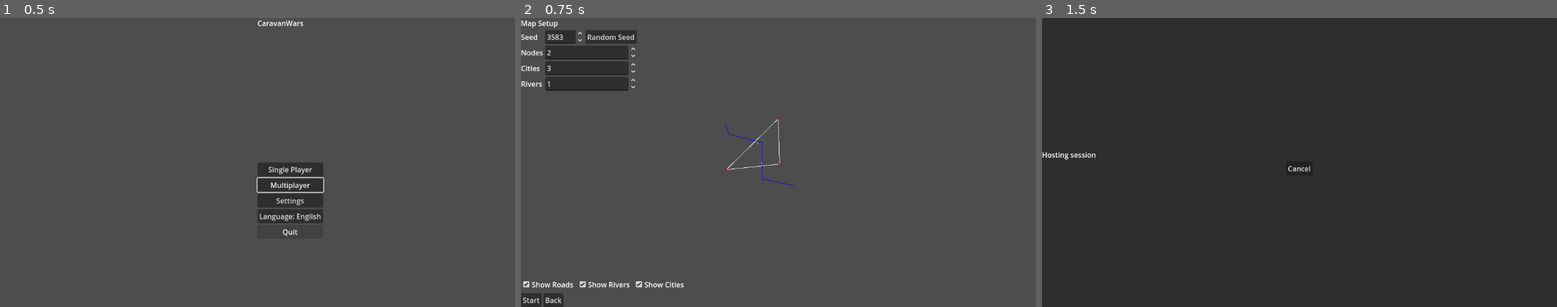
Above: before the commit, frames 1-3 (left to right).
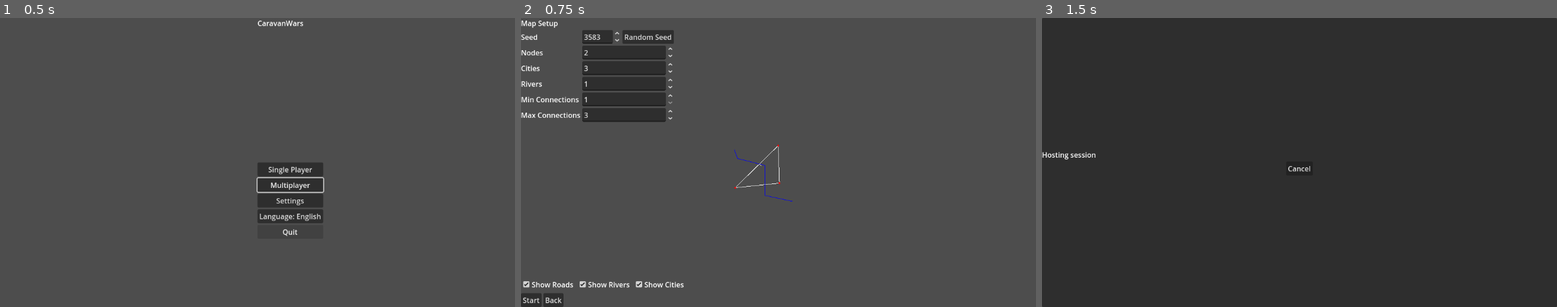
Above: after the commit, the same moments.

Repository: sepa79/CaravanWars
Game: Godot game, scene res://scenes/Main.tscn
The game is run twice, just before and just after one commit, with the same random seed, the same clock (stepped at 60 frames per second) and the same inputs.
Inputs:
- Up to frame 1 (0.5 s): no input
- Up to frame 2 (0.75 s): click "Single Player" at 0.5 s
- Up to frame 3 (1.5 s): click "Start" at 1.25 s

Frame 1 is identical in both runs. In frame 2, 4.9% of the frame differs, in the area x 0-54%, y 4-64%; in frame 3, nothing differs.

Commit message:
Add configurable road connection range

Diff:
--- a/game/i18n/en.cfg
+++ b/game/i18n/en.cfg
@@ -39,6 +39,8 @@
 setup.nodes="Nodes"
 setup.cities="Cities"
 setup.rivers="Rivers"
+setup.min_connections="Min Connections"
+setup.max_connections="Max Connections"
 setup.show_roads="Show Roads"
 setup.show_rivers="Show Rivers"
 setup.show_cities="Show Cities"
--- a/game/i18n/pl.cfg
+++ b/game/i18n/pl.cfg
@@ -39,6 +39,8 @@
 setup.nodes="Węzły"
 setup.cities="Miasta"
 setup.rivers="Rzeki"
+setup.min_connections="Min. połączeń"
+setup.max_connections="Maks. połączeń"
 setup.show_roads="Pokaż drogi"
 setup.show_rivers="Pokaż rzeki"
 setup.show_cities="Pokaż miasta"
--- a/game/map/MapGenerator.gd
+++ b/game/map/MapGenerator.gd
@@ -7,12 +7,23 @@
     var node_count: int
     var city_count: int
     var max_river_count: int
+    var min_connections: int
+    var max_connections: int
 
-    func _init(p_rng_seed: int = 0, p_node_count: int = 2, p_city_count: int = 3, p_max_river_count: int = 1) -> void:
+    func _init(
+        p_rng_seed: int = 0,
+        p_node_count: int = 2,
+        p_city_count: int = 3,
+        p_max_river_count: int = 1,
+        p_min_connections: int = 1,
+        p_max_connections: int = 3
+    ) -> void:
         rng_seed = p_rng_seed if p_rng_seed != 0 else Time.get_ticks_msec()
         node_count = p_node_count
         city_count = p_city_count
         max_river_count = p_max_river_count
+        min_connections = p_min_connections
+        max_connections = p_max_connections
 
 var params: MapGenParams
 var rng: RandomNumberGenerator
--- a/game/ui/MapSetupScreen.gd
+++ b/game/ui/MapSetupScreen.gd
@@ -12,6 +12,10 @@
 @onready var cities_spin: SpinBox = $VBox/Params/Cities
 @onready var rivers_label: Label = $VBox/Params/RiversLabel
 @onready var rivers_spin: SpinBox = $VBox/Params/Rivers
+@onready var min_connections_label: Label = $VBox/Params/MinConnectionsLabel
+@onready var min_connections_spin: SpinBox = $VBox/Params/MinConnections
+@onready var max_connections_label: Label = $VBox/Params/MaxConnectionsLabel
+@onready var max_connections_spin: SpinBox = $VBox/Params/MaxConnections
 @onready var map_view: MapView = $VBox/MapView
 @onready var show_roads_check: CheckBox = $VBox/Layers/ShowRoads
 @onready var show_rivers_check: CheckBox = $VBox/Layers/ShowRivers
@@ -41,6 +45,8 @@
     nodes_spin.value_changed.connect(_on_params_changed)
     cities_spin.value_changed.connect(_on_params_changed)
     rivers_spin.value_changed.connect(_on_params_changed)
+    min_connections_spin.value_changed.connect(_on_params_changed)
+    max_connections_spin.value_changed.connect(_on_params_changed)
     show_roads_check.toggled.connect(_on_show_roads_toggled)
     show_rivers_check.toggled.connect(_on_show_rivers_toggled)
     show_cities_check.toggled.connect(_on_show_cities_toggled)
@@ -58,6 +64,8 @@
     nodes_label.text = I18N.t("setup.nodes")
     cities_label.text = I18N.t("setup.cities")
     rivers_label.text = I18N.t("setup.rivers")
+    min_connections_label.text = I18N.t("setup.min_connections")
+    max_connections_label.text = I18N.t("setup.max_connections")
     show_roads_check.text = I18N.t("setup.show_roads")
     show_rivers_check.text = I18N.t("setup.show_rivers")
     show_cities_check.text = I18N.t("setup.show_cities")
@@ -70,7 +78,9 @@
         int(seed_spin.value),
         int(nodes_spin.value),
         int(cities_spin.value),
-        int(rivers_spin.value)
+        int(rivers_spin.value),
+        int(min_connections_spin.value),
+        int(max_connections_spin.value)
     )
     if seed_spin.value != params.rng_seed:
         seed_spin.set_block_signals(true)
--- a/game/ui/MapSetupScreen.tscn
+++ b/game/ui/MapSetupScreen.tscn
@@ -54,6 +54,22 @@
 step = 1.0
 value = 1.0
 
+[node name="MinConnectionsLabel" type="Label" parent="VBox/Params"]
+
+[node name="MinConnections" type="SpinBox" parent="VBox/Params"]
+min_value = 1.0
+max_value = 10.0
+step = 1.0
+value = 1.0
+
+[node name="MaxConnectionsLabel" type="Label" parent="VBox/Params"]
+
+[node name="MaxConnections" type="SpinBox" parent="VBox/Params"]
+min_value = 1.0
+max_value = 10.0
+step = 1.0
+value = 3.0
+
 [node name="MapView" type="Control" parent="VBox"]
 custom_minimum_size = Vector2(400, 300)
 size_flags_horizontal = 3
Not shown, changed: docs/i18n/Strings_Catalog_P3_MapSetup.md
